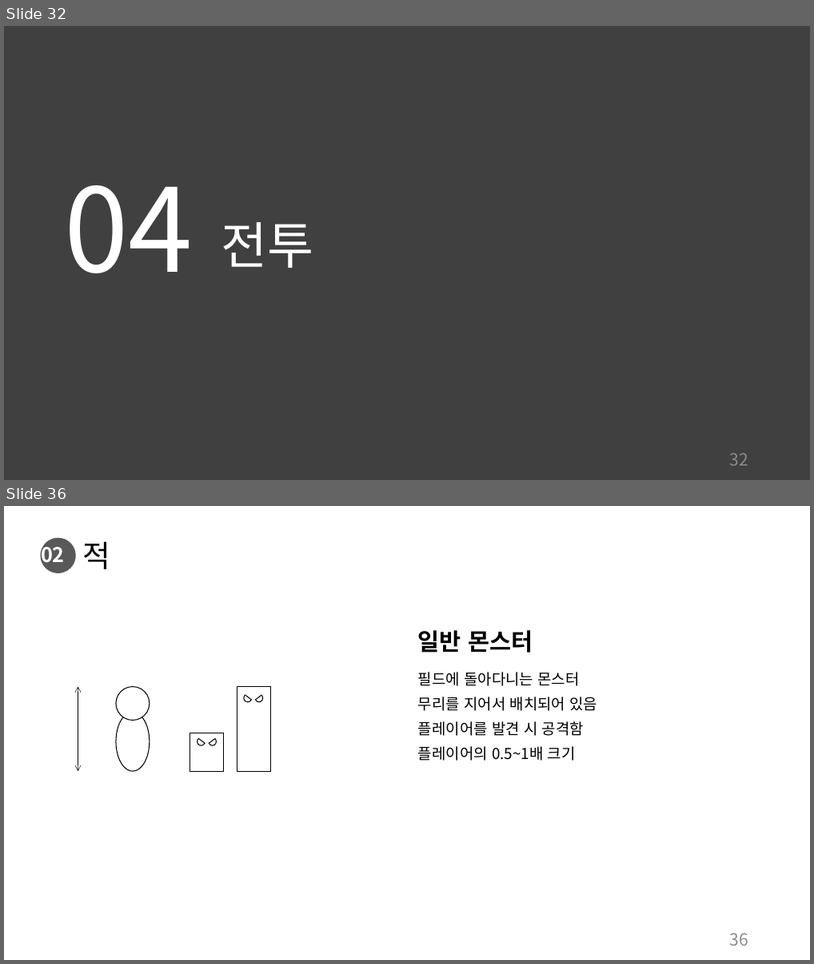
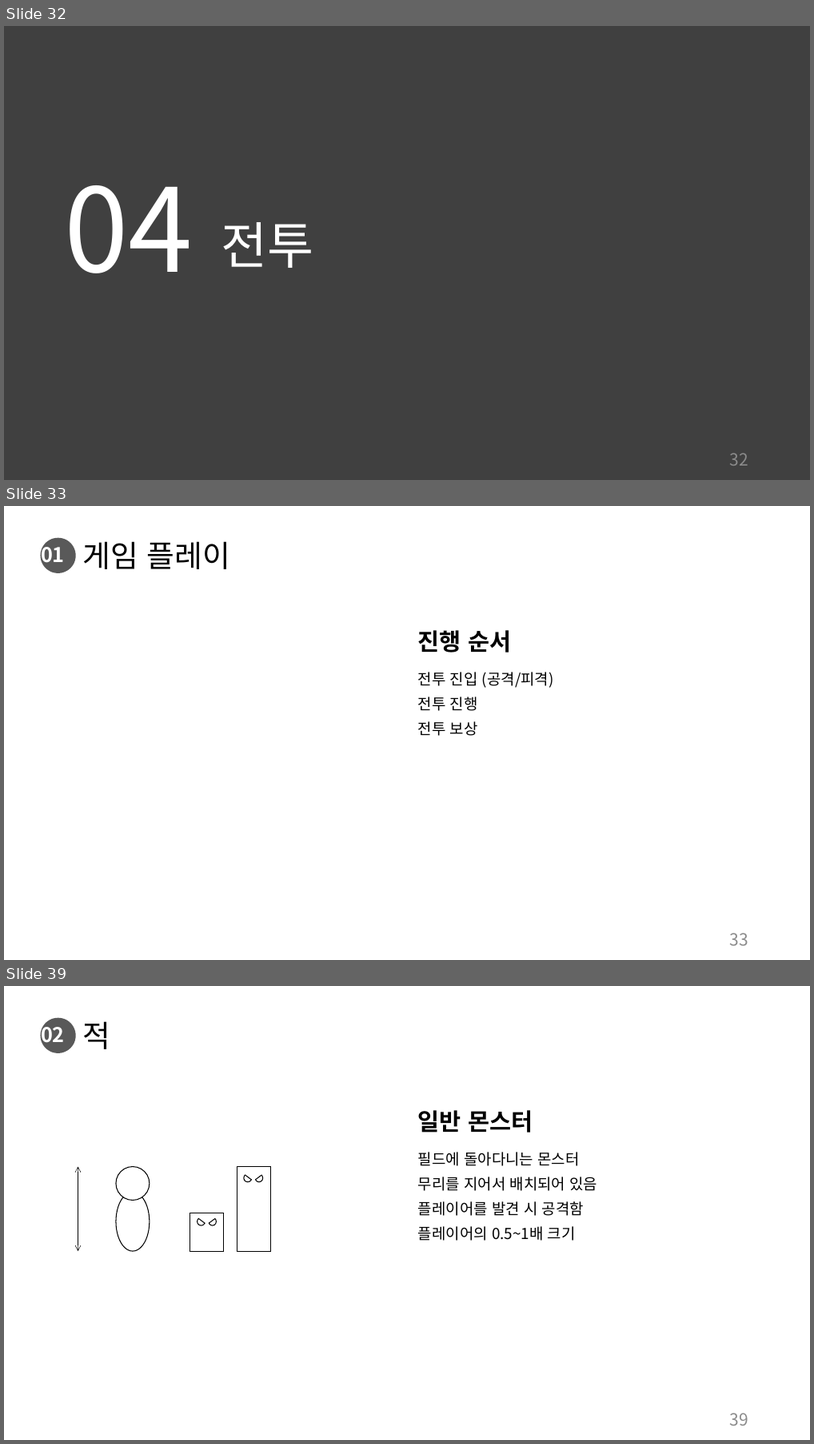
Before and after one commit to charobe/HDB, a slide deck: 조영욱/하자 드 바이오.pptx. Shown one above the other, each under a label of ours: slides 32 and 36 before the commit, slides 32, 33 and 39 after it; the slides between them are not shown. The pictures are 814x964 and 814x1444 pixels, drawn with LibreOffice and Linux fonts; fonts in the diff are those of the drawing. Boxes give left, top, right and bottom in pixels: in the first picture for what was removed or moved away, otherwise in the second. Text is boxed around its words. In the diff, an @@ line names an element or a change of style, - is before the commit and + after.

```diff
--- a/조영욱/하자 드 바이오.pptx
+++ b/조영욱/하자 드 바이오.pptx
@@ slide 33 added at [4, 506, 810, 960], background #FFFFFF; not listed: 1 template element that a slide beside it also shows @@
@@ text added at [41, 541, 65, 568], 24 pt, text #FFFFFF, bold @@
+01
@@ title added at [83, 541, 230, 569], 36 pt, text #000000 @@
+게임 플레이
@@ text added at [418, 630, 511, 652], 28 pt, text #000000, bold @@
+진행 순서
@@ text added at [418, 672, 554, 736], 18 pt, text #000000 @@
+전투 진입 (공격/피격)
+전투 진행
+전투 보상
@@ page number added at [730, 932, 749, 945], 20 pt, text #8C8C8C @@
+33
@@ what was slide 36 is now slide 39 @@
@@ page number at [730, 1412, 749, 1425]: text changed @@
-36
+39
```
Also in this commit, not shown: 6 slides changed, 4 other slides added.
